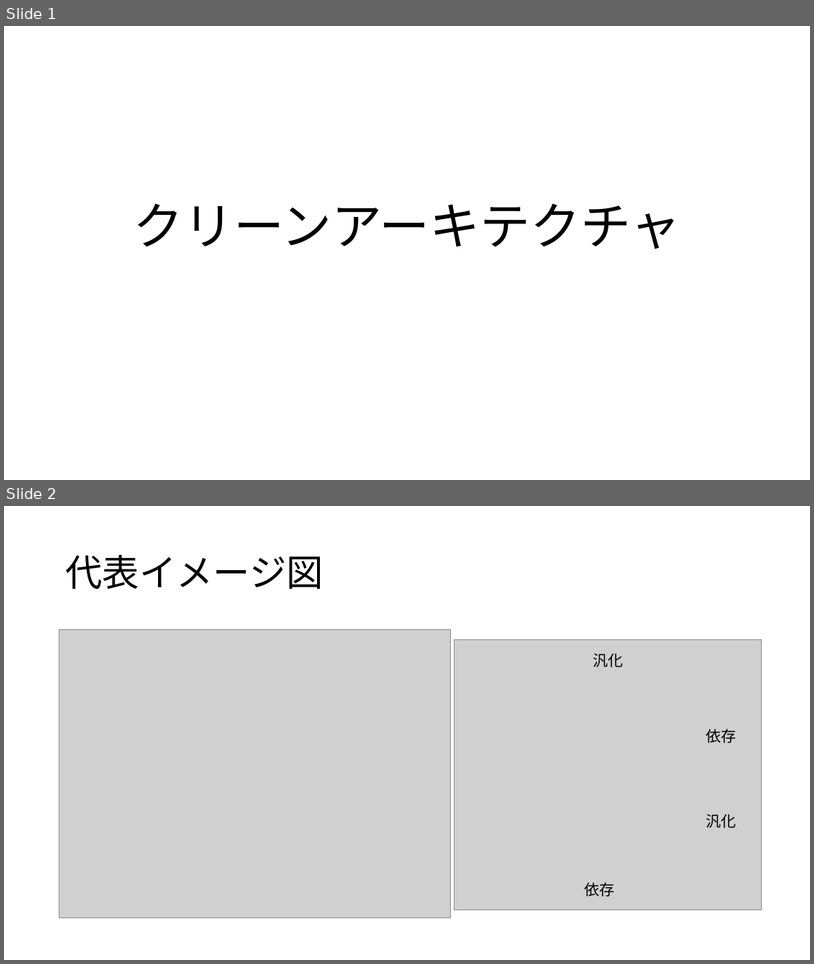
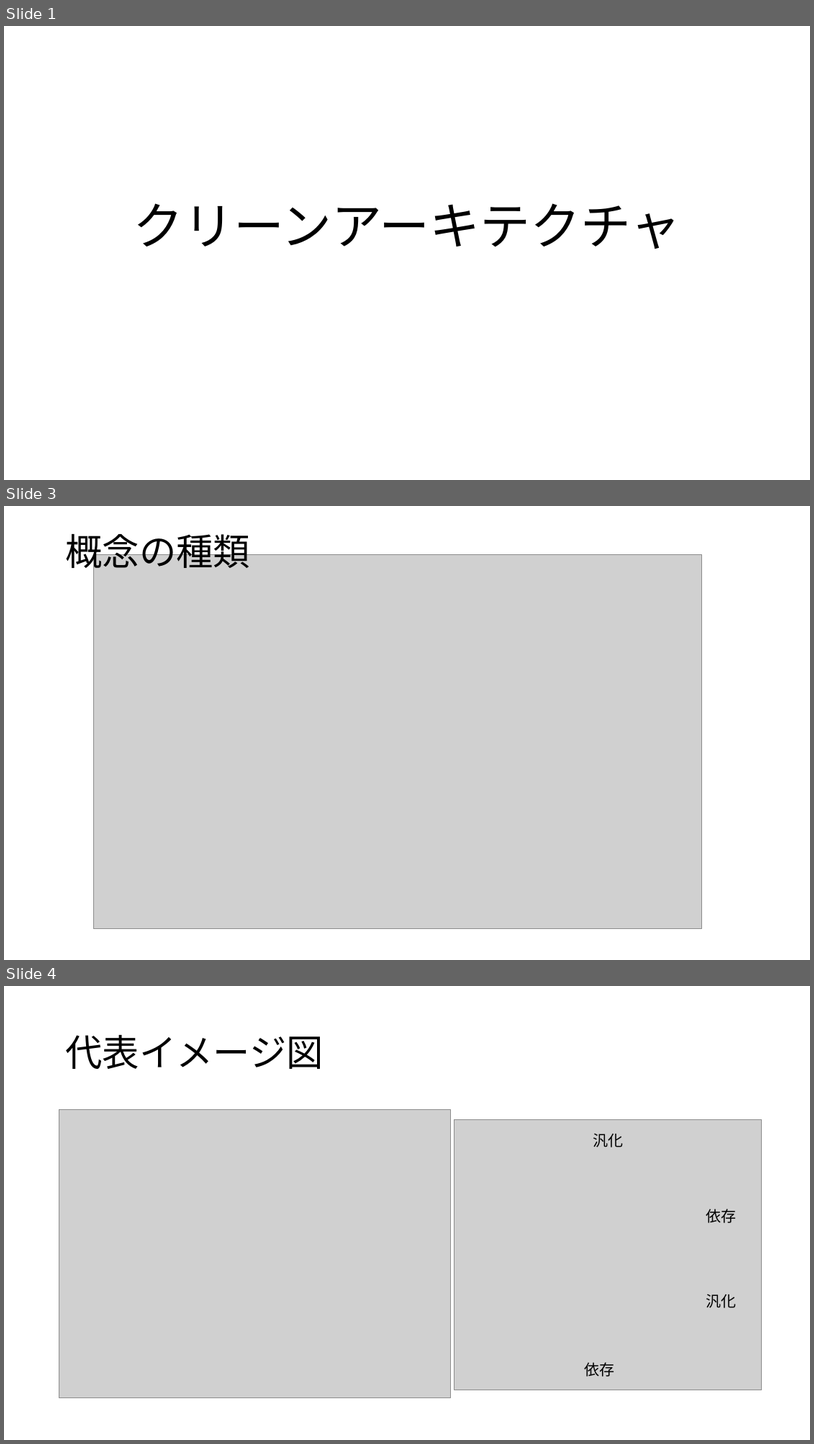
Before and after one commit to kasai-suika/Document, a slide deck: 勉強/クリーンアーキテクチャ/クリーンアーキテクチャ.pptx. Shown one above the other, each under a label of ours: slides 1 and 2 before the commit, slides 1, 3 and 4 after it; the slides between them are not shown. The pictures are 814x964 and 814x1444 pixels, drawn with LibreOffice and Linux fonts; fonts in the diff are those of the drawing; grey boxes stand for pictures. Boxes give left, top, right and bottom in pixels: in the first picture for what was removed or moved away, otherwise in the second. Text is boxed around its words. In the diff, an @@ line names an element or a change of style, - is before the commit and + after.

```diff
--- a/勉強/クリーンアーキテクチャ/クリーンアーキテクチャ.pptx
+++ b/勉強/クリーンアーキテクチャ/クリーンアーキテクチャ.pptx
@@ slide 3 added at box(4, 506, 810, 960), background #FFFFFF @@
@@ text added at box(65, 528, 250, 574), 44 pt, text #000000 @@
+概念の種類
@@ picture added at box(93, 554, 702, 929) @@
@@ what was slide 2 is now slide 4 @@
```
Also in this commit, not shown: 2 slides changed, 2 other slides added.
